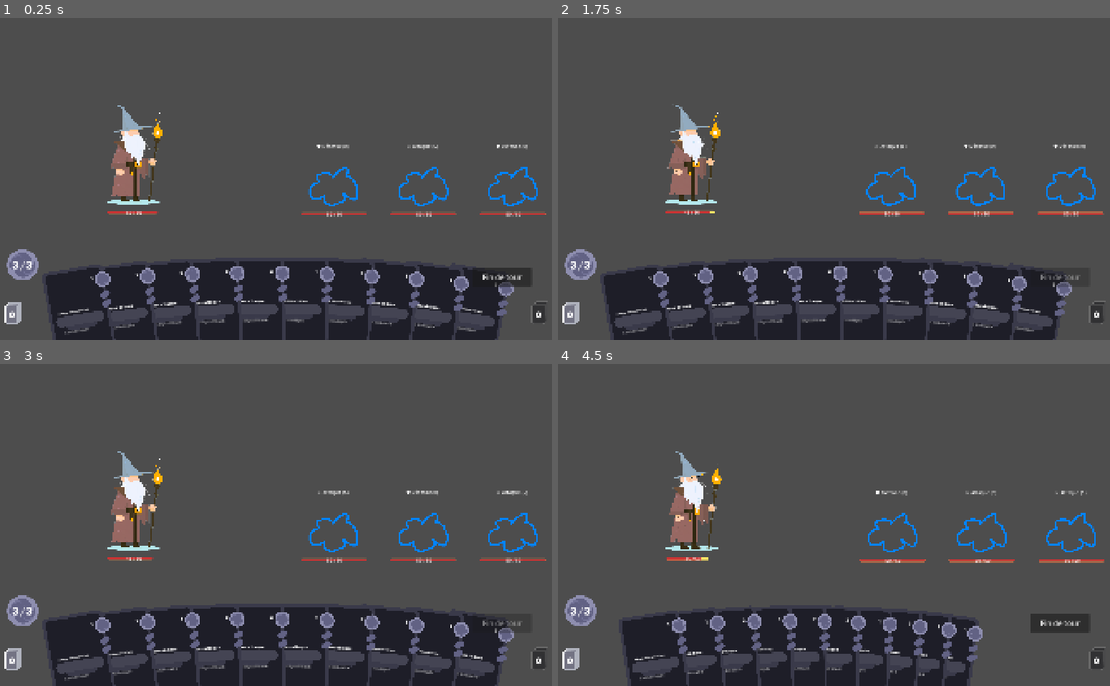
Above: before the commit, frames 1-4 (two rows, left to right).
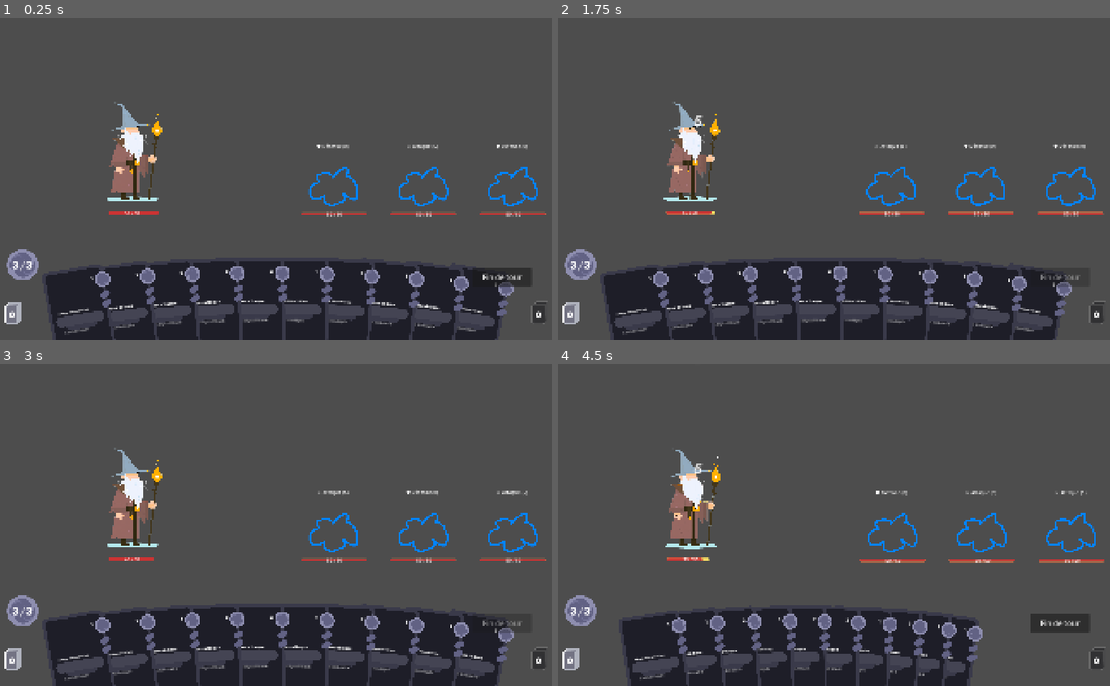
Above: after the commit, the same moments.

Repository: Elehos/jeu_de_bouboules
Game: Godot game, scene res://scenes/combat/combat.tscn
The game is run twice, just before and just after one commit, with the same random seed, the same clock (stepped at 60 frames per second) and the same inputs.
Inputs (mouse positions are in pixels of both pictures, inside the frame that each line leads up to):
- Up to frame 1 (0.25 s): no input
- Up to frame 2 (1.75 s): click "Fin de tour" at 0.5 s; tap Enter at 1.25 s; drag from (690, 150) to (889, 185) at 1.27 s
- Up to frame 3 (3 s): drag from (331, 531) to (132, 496) at 2.02 s; click "Fin de tour" at 2.75 s
- Up to frame 4 (4.5 s): move the mouse to (983, 531) at 3.52 s; click (983, 531) at 3.67 s; drag from (1071, 531) to (889, 531) at 4.27 s

The runs differ from the first frame. In frame 1, 0.8% of the frame differs, in the area x 19-30%, y 26-62%; in frame 2, 0.9%; in frame 3, 0.8%; in frame 4, 0.9%.

Commit message:
ajout affiche dégats pris

Diff:
--- a/scenes/combat/combat.tscn
+++ b/scenes/combat/combat.tscn
@@ -11,7 +11,9 @@
 [ext_resource type="Resource" uid="uid://bvb8uvx2ovggf" path="res://ressourcesEncounters/encounter_3.tres" id="5_05d77"]
 [ext_resource type="Resource" uid="uid://si2lgkydtdkd" path="res://ressoucesCards/attackCard.tres" id="6_ijgaf"]
 [ext_resource type="Script" uid="uid://f3o7b7woxojq" path="res://script/cards/CardData.gd" id="7_3dmww"]
-[ext_resource type="PackedScene" uid="uid://d0g5hjsgl0b2j" path="res://scenes/cards/card.tscn" id="8_gwckk"]
+[ext_resource type="PackedScene" uid="uid://d1uw6tjyj3h3d" path="res://scenes/ui/damage_number.tscn" id="7_xt4lv"]
+[ext_resource type="Texture2D" uid="uid://c0dkpritmuasc" path="res://assets/backgrounds/landscape.png" id="8_crn1f"]
+[ext_resource type="PackedScene" uid="uid://d0g5hjsgl0b2j" path="res://scenes/cards/Card.tscn" id="8_gwckk"]
 [ext_resource type="Resource" uid="uid://bomdgafd46m8f" path="res://ressoucesCards/defenseCard.tres" id="9_gwckk"]
 [ext_resource type="Texture2D" uid="uid://jwcglnxwv8n2" path="res://assets/characters/perso_test.png" id="9_j11kn"]
 [ext_resource type="Resource" uid="uid://64tt2oeikj55" path="res://ressoucesCards/superAttackCard.tres" id="10_mrrmw"]
@@ -33,9 +35,16 @@
 script = ExtResource("1_4voa6")
 enemy_scene = ExtResource("2_gwckk")
 possible_encounters = Array[ExtResource("3_rgm65")]([ExtResource("3_j3cqa"), ExtResource("4_rgm65"), ExtResource("5_05d77")])
+damage_number_scene = ExtResource("7_xt4lv")
 metadata/_edit_horizontal_guides_ = [1030.0]
 
 [node name="WorldRoot" type="Node2D" parent="." unique_id=2091808715]
+
+[node name="Background" type="Sprite2D" parent="WorldRoot" unique_id=376794718]
+visible = false
+position = Vector2(963, 540)
+scale = Vector2(1.3186814, 1.25)
+texture = ExtResource("8_crn1f")
 
 [node name="ReferenceBackground" type="Sprite2D" parent="WorldRoot" unique_id=1691740053]
 visible = false
@@ -45,46 +54,46 @@
 metadata/_edit_lock_ = true
 
 [node name="Player" type="CharacterBody2D" parent="WorldRoot" unique_id=1391993159]
+position = Vector2(480, 450)
 script = ExtResource("1_5vqsm")
 
 [node name="HPBarDelayed" type="ProgressBar" parent="WorldRoot/Player" unique_id=1523442336]
-offset_left = 393.0
-offset_top = 648.0
-offset_right = 558.0
-offset_bottom = 657.0
+offset_left = -85.0
+offset_top = 200.0
+offset_right = 80.0
+offset_bottom = 209.0
 theme_override_styles/fill = SubResource("StyleBoxFlat_mrrmw")
 show_percentage = false
 
 [node name="HPBar" type="ProgressBar" parent="WorldRoot/Player" unique_id=571146498]
-offset_left = 392.0
-offset_top = 648.0
-offset_right = 560.0
-offset_bottom = 657.0
+offset_left = -85.0
+offset_top = 200.0
+offset_right = 83.0
+offset_bottom = 209.0
 show_percentage = false
 
 [node name="HP" type="Label" parent="WorldRoot/Player" unique_id=2021964912]
-offset_left = 455.0
-offset_top = 641.0
-offset_right = 495.0
-offset_bottom = 664.0
+offset_left = -31.0
+offset_top = 193.0
+offset_right = 9.0
+offset_bottom = 216.0
 
 [node name="Sprite2D" type="Sprite2D" parent="WorldRoot/Player" unique_id=1110491526]
-position = Vector2(481.99997, 458)
 scale = Vector2(0.37, 0.37)
 texture = ExtResource("9_j11kn")
 
 [node name="Block" type="Label" parent="WorldRoot/Player" unique_id=138433327]
-offset_left = 564.0
-offset_top = 650.0
-offset_right = 604.0
-offset_bottom = 673.0
+offset_left = -140.0
+offset_top = 200.0
+offset_right = -100.0
+offset_bottom = 223.0
 
 [node name="ClickArea" type="Area2D" parent="WorldRoot/Player" unique_id=517369035]
 position = Vector2(0, -104)
 collision_layer = 8
 
 [node name="CollisionShape2D" type="CollisionShape2D" parent="WorldRoot/Player/ClickArea" unique_id=1492985134]
-position = Vector2(474, 545.5)
+position = Vector2(5, 118)
 shape = SubResource("RectangleShape2D_ckr0i")
 
 [node name="EnemyZoneCenter" type="Marker2D" parent="WorldRoot" unique_id=865605184]
--- /dev/null
+++ b/scenes/ui/damage_number.tscn
@@ -0,0 +1,14 @@
+[gd_scene format=3 uid="uid://d1uw6tjyj3h3d"]
+
+[ext_resource type="FontFile" uid="uid://4letf1rioeat" path="res://assets/fonts/GeneralSans-SemiboldItalic.otf" id="1_ig17g"]
+[ext_resource type="Script" uid="uid://cj3wfrs0cyk48" path="res://script/ui/damage_number.gd" id="1_ul084"]
+
+[node name="DamageNumber" type="Label" unique_id=1637761330]
+offset_right = 40.0
+offset_bottom = 23.0
+theme_override_colors/font_color = Color(1, 1, 1, 1)
+theme_override_fonts/font = ExtResource("1_ig17g")
+theme_override_font_sizes/font_size = 50
+horizontal_alignment = 1
+vertical_alignment = 1
+script = ExtResource("1_ul084")
--- a/script/combat/Character.gd
+++ b/script/combat/Character.gd
@@ -72,6 +72,7 @@
 		current_hp = max(current_hp, 0)
 		show_damage_trail()
 		damage_taken.emit(remaining_damage)
+		CombatEvents.damage_taken.emit(self, remaining_damage)
 
 	if current_hp <= 0:
 		die()
--- a/script/combat/CombatEvents.gd
+++ b/script/combat/CombatEvents.gd
@@ -5,6 +5,7 @@
 signal player_turn_started
 signal deck_counts_changed(draw_count: int, discard_count: int)
 
+signal damage_taken(character: Character, amount: int)
 signal targeting_started(card_data: CardData)
 signal targeting_cancelled
 
--- a/script/combat/CombatManager.gd
+++ b/script/combat/CombatManager.gd
@@ -35,9 +35,10 @@
 
 @export var possible_encounters: Array[EncounterData] = []
 var current_encounter: EncounterData
-
+@export var damage_number_scene: PackedScene  # glisse DamageNumber.tscn dans l'Inspecteur
 
 func _ready() -> void:
+	CombatEvents.damage_taken.connect(_on_damage_taken)
 	current_encounter = possible_encounters.pick_random()
 	print("Combat choisi : ", current_encounter.encounter_name)
 	spawn_enemies()
@@ -148,7 +149,13 @@
 	draw_count_label.text = str(draw_count)
 	discard_count_label.text = str(discard_count)
 
-func _on_damage_taken(amount: int) -> void:
+
+func _on_damage_taken(character: Character, amount: int) -> void:
+	print("Damage number pour : ", character.name, " montant : ", amount)
+	var number_instance: DamageNumber = damage_number_scene.instantiate()
+	get_tree().current_scene.add_child(number_instance)
+	number_instance.global_position = character.global_position + Vector2(0, -80)
+	number_instance.set_amount(amount)
 	shake_screen(amount)
 
 func shake_screen(amount: int) -> void:
--- /dev/null
+++ b/script/ui/damage_number.gd
@@ -0,0 +1,12 @@
+extends Label
+class_name DamageNumber
+
+func _ready() -> void:
+	var tween: Tween = create_tween()
+	tween.set_parallel(true)
+	tween.tween_property(self, "position:y", position.y - 50, 1.2)
+	tween.tween_property(self, "modulate:a", 0.0, 1.2)
+	tween.chain().tween_callback(queue_free)
+
+func set_amount(amount: int) -> void:
+	text = str(amount)
Binary file added: assets/backgrounds/landscape.png
Not shown, added: assets/backgrounds/landscape.png.import
Not shown, added: script/ui/damage_number.gd.uid
